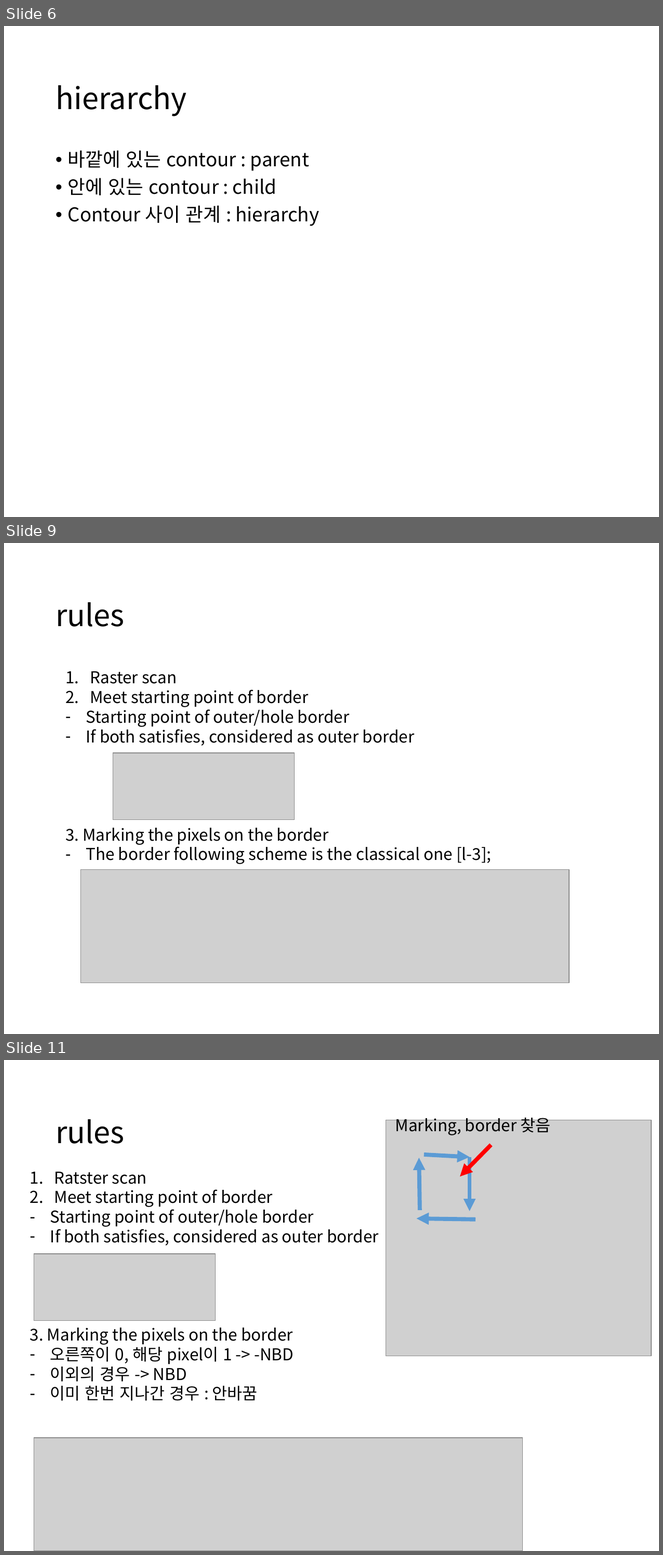
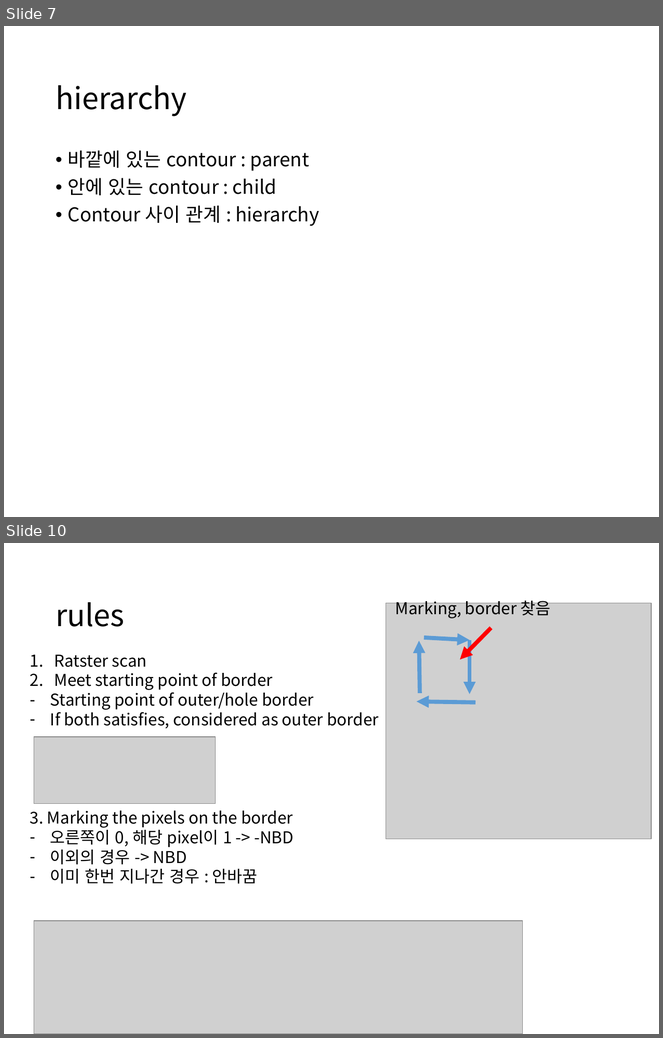
Before and after one commit to boy1089/MyProject, a slide deck: contour/contour 3.pptx. Shown one above the other, each under a label of ours: slides 6, 9 and 11 before the commit, slides 7 and 10 after it; the slides between them are not shown. The pictures are 663x1555 and 663x1038 pixels, drawn with LibreOffice and Linux fonts; fonts in the diff are those of the drawing; grey boxes stand for pictures. Boxes give left, top, right and bottom in pixels: in the first picture for what was removed or moved away, otherwise in the second. Text is boxed around its words. In the diff, an @@ line names an element or a change of style, - is before the commit and + after.

```diff
--- a/contour/contour 3.pptx
+++ b/contour/contour 3.pptx
@@ slide 9 removed at <box>4,543,659,1034</box>, background #FFFFFF @@
@@ title removed at <box>55,602,125,627</box> @@
-rules
@@ text removed at <box>65,671,491,864</box> @@
-1. Raster scan
-2. Meet starting point of border
-– Starting point of outer/hole border
-– If both satisfies, considered as outer border
-3. Marking the pixels on the border
-– The border following scheme is the classical one [l-3];
@@ picture removed at <box>113,753,294,820</box> @@
@@ picture removed at <box>80,870,569,983</box> @@
@@ what was slide 6 is now slide 7 @@
@@ what was slide 11 is now slide 10 @@
```
Also in this commit, not shown: 4 slides changed, 3 slides added, 2 other slides removed.
